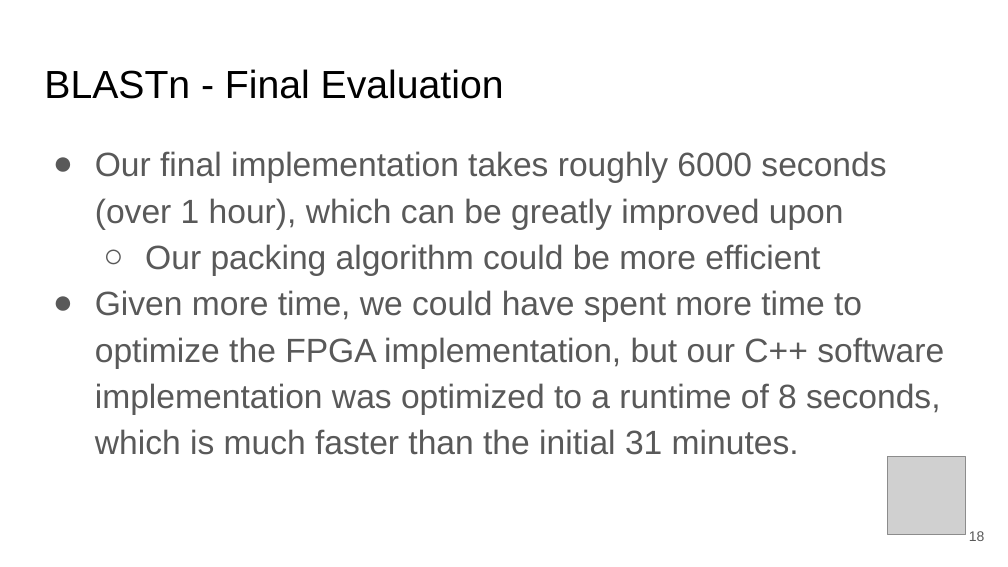
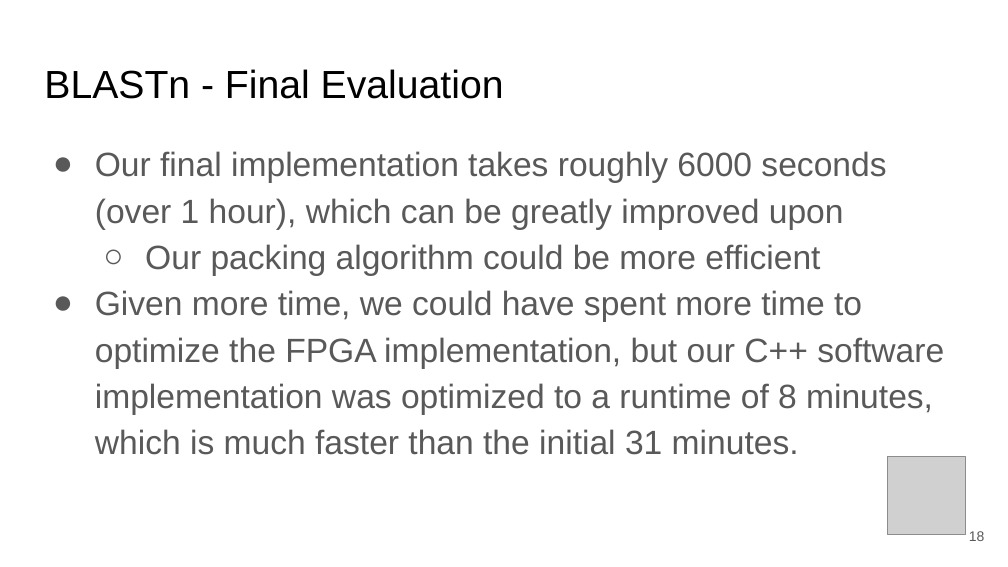
Before and after one commit to Reconfigurable-Computing-CalPoly-Pomona/Reconfigurable-BLAST-N, a slide deck: slide 18 of docs/blastn-presentation.pptx. Drawn at 1008x567 pixels with LibreOffice and Linux fonts; fonts in the diff are those of the drawing; grey boxes stand for pictures. Boxes give left, top, right and bottom in pixels: in the first picture for what was removed or moved away, otherwise in the second. Text is boxed around its words. In the diff, an @@ line names an element or a change of style, - is before the commit and + after.

```diff
--- a/docs/blastn-presentation.pptx
+++ b/docs/blastn-presentation.pptx
@@ text at <box>95,290,944,455</box>: text changed @@
-● Given more time, we could have spent more time to optimize the FPGA implementation, but our C++ software implementation was optimized to a runtime of 8 seconds, which is much faster than the initial 31 minutes.
+● Given more time, we could have spent more time to optimize the FPGA implementation, but our C++ software implementation was optimized to a runtime of 8 minutes, which is much faster than the initial 31 minutes.
```
Also in this commit, not shown: 2 other slides changed.
